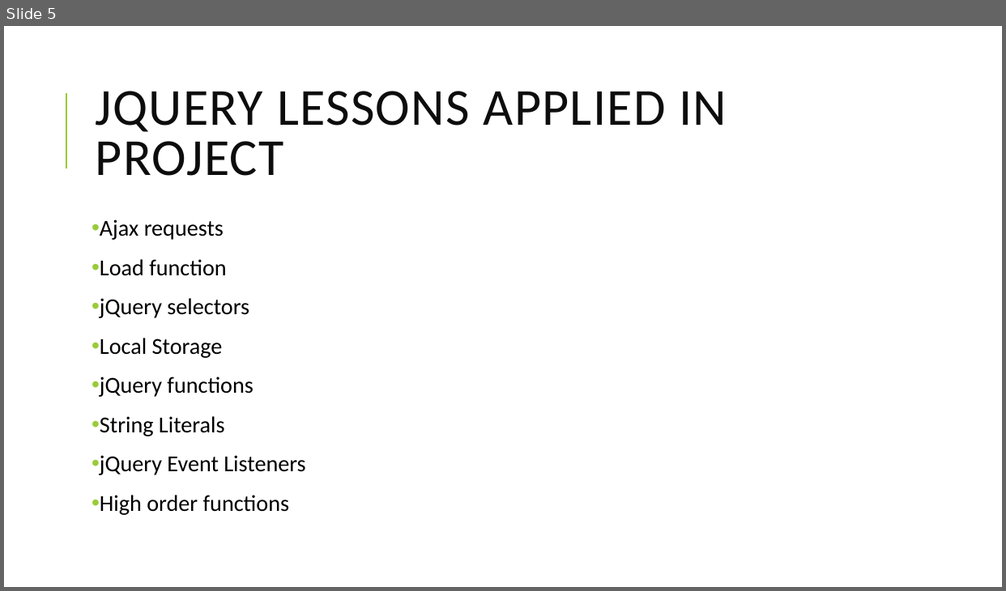
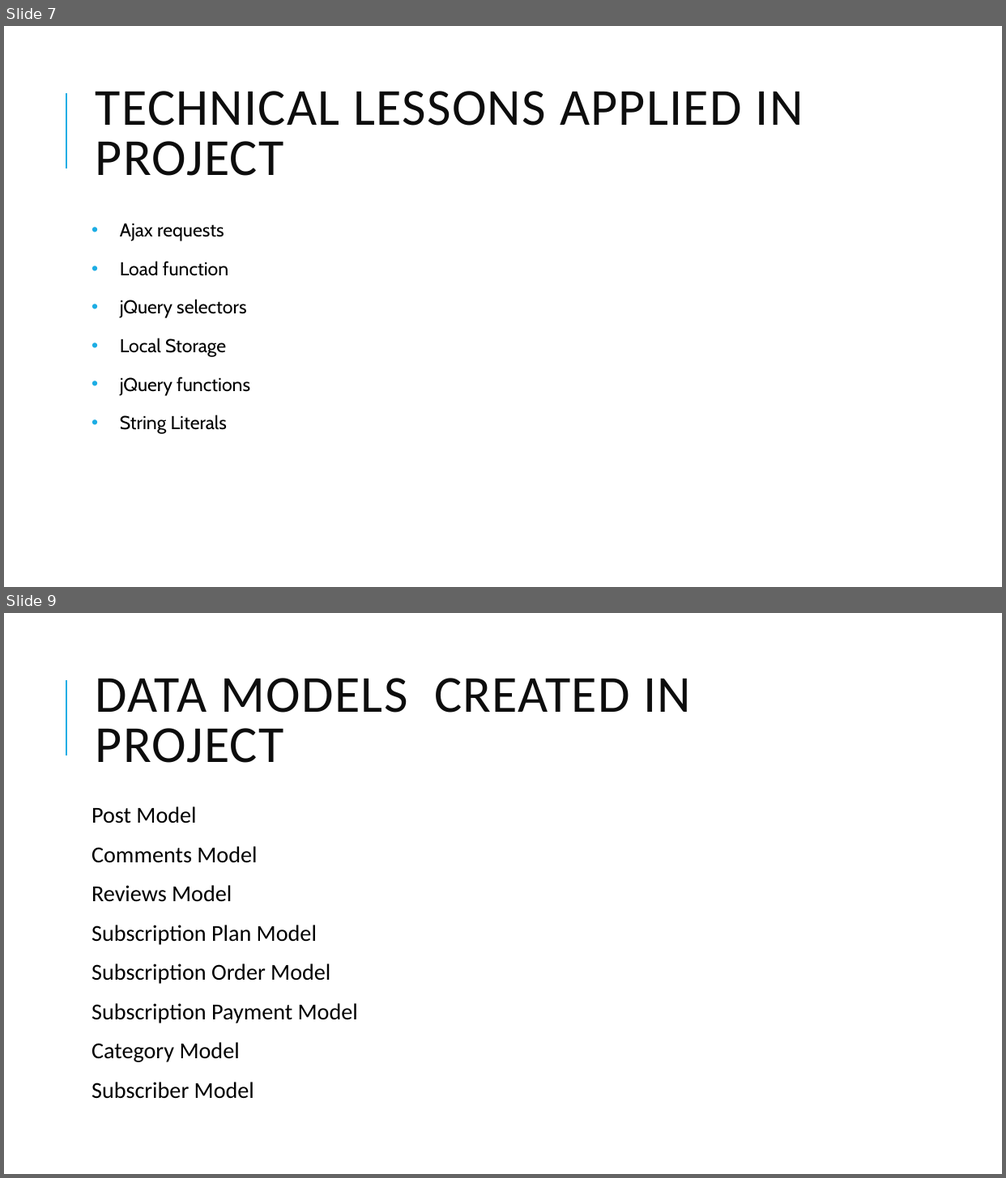
Before and after one commit to davidadey000/codeavenue, a slide deck: documentation/final_project_presentation.pptx. Shown one above the other, each under a label of ours: slide 5 before the commit, slides 7 and 9 after it; the slides between them are not shown. The pictures are 1006x591 and 1006x1178 pixels, drawn with LibreOffice and Linux fonts; fonts in the diff are those of the drawing. Boxes give left, top, right and bottom in pixels: in the first picture for what was removed or moved away, otherwise in the second. Text is boxed around its words. In the diff, an @@ line names an element or a change of style, - is before the commit and + after.

```diff
--- a/documentation/final_project_presentation.pptx
+++ b/documentation/final_project_presentation.pptx
@@ slide 9 added at (4, 613, 1002, 1174), background #FFFFFF; not listed: 1 template element that a slide beside it also shows @@
@@ title added at (96, 678, 692, 763), 50 pt, text #0D0D0D @@
+DATA MODELS CREATED IN PROJECT
@@ text added at (91, 807, 358, 1099), 22 pt, text #000000 @@
+Post Model
+Comments Model
+Reviews Model
+Subscription Plan Model
+Subscription Order Model
+Subscription Payment Model
+Category Model
+Subscriber Model
@@ what was slide 5 is now slide 7 @@
@@ slide 7 changed as well @@
@@ line (66, 169) - (66, 93): stroke #99CB38 1.5 pt to #1CADE4 1.5 pt @@
@@ title at (96, 91, 803, 176): text changed @@
-JQUERY LESSONS APPLIED IN PROJECT
+TECHNICAL LESSONS APPLIED IN PROJECT
@@ text "Ajax requests" at (120, 224, 250, 434): size 22 to 18 pt, font Calibri to Cabin; indent changed; line spacing 0.9 to 1.07; bullet colour #99CB38 to #1CADE4 @@
@@ text at (100, 455, 305, 515): paragraphs removed @@
-• jQuery Event Listeners
-• High order functions
```
Also in this commit, not shown: 5 other slides changed, 4 other slides added, 1 slide removed, 16 other files.
